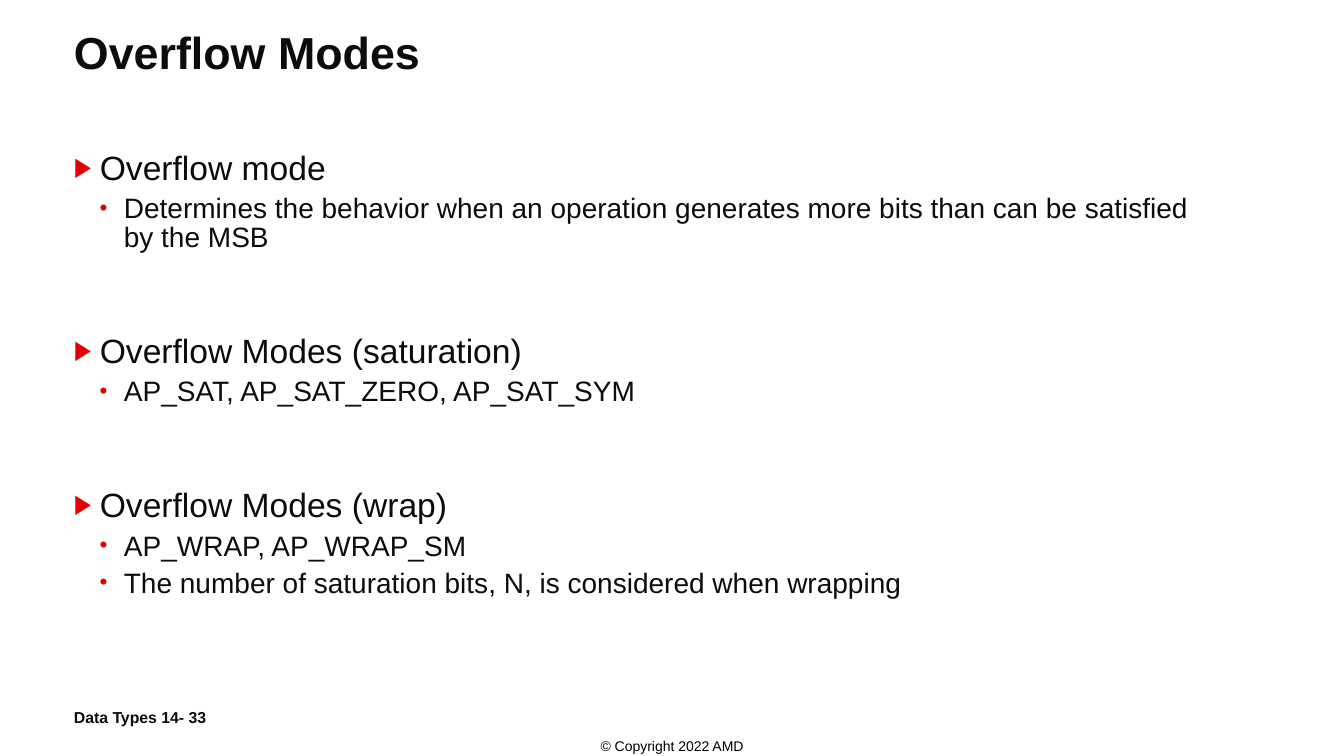
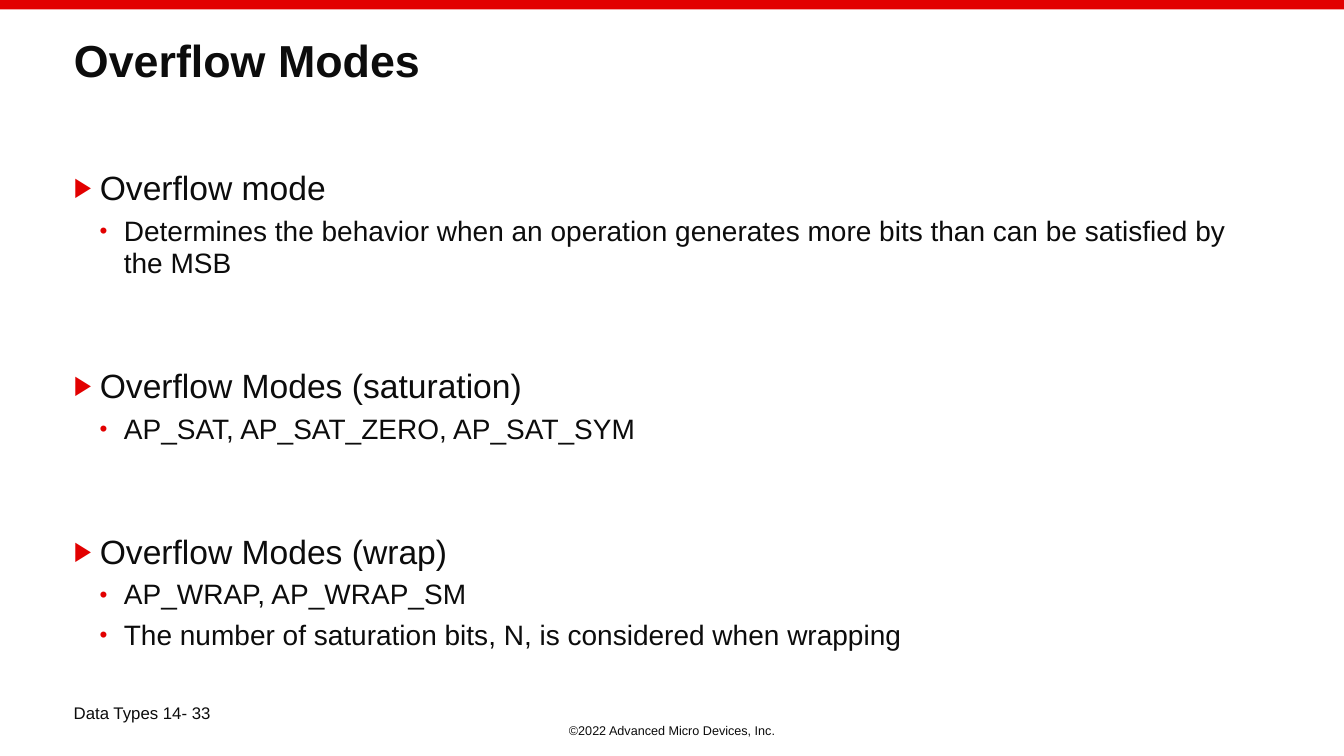
Before and after one commit to ChunxuGuo/High-Level-Synthesis-Flow-on-Zynq-using-Vitis-HLS, a slide deck: slide 33 of vitis_slides/14_Data_Types.PPTX. Drawn at 1344x756 pixels with LibreOffice and Linux fonts; fonts in the diff are those of the drawing; background and template pictures are left out. Boxes give left, top, right and bottom in pixels: in the first picture for what was removed or moved away, otherwise in the second. Text is boxed around its words. In the diff, an @@ line names an element or a change of style, - is before the commit and + after.

```diff
--- a/vitis_slides/14_Data_Types.PPTX
+++ b/vitis_slides/14_Data_Types.PPTX
@@ rectangle added at (0,0,1344,9), fill #E20000 @@
@@ title "Overflow Modes": place and size @@
-title "Overflow Modes" at (74,36,420,70)
+title "Overflow Modes" at (74,44,420,78)
@@ text "Overflow mode": place and size @@
-text "Overflow mode" at (100,155,1188,598)
+text "Overflow mode" at (100,175,1225,650)
@@ text "Overflow mode" at (100,175,1225,650): line spacing 0.9 to 1; line spacing 0.85 to 0.95 @@
@@ text at (74,707,211,723): size 11.3 to 12 pt, bold off; vertical alignment middle to top @@
@@ text at (569,726,775,737): text changed; size 10 to 9 pt; text colour #000000 to #0C0C0C @@
-© Copyright 2022 AMD
+©2022 Advanced Micro Devices, Inc.
```
Also in this commit, not shown: 27 other slides changed, 2 slides added, 1 slide removed, 9 other files.
